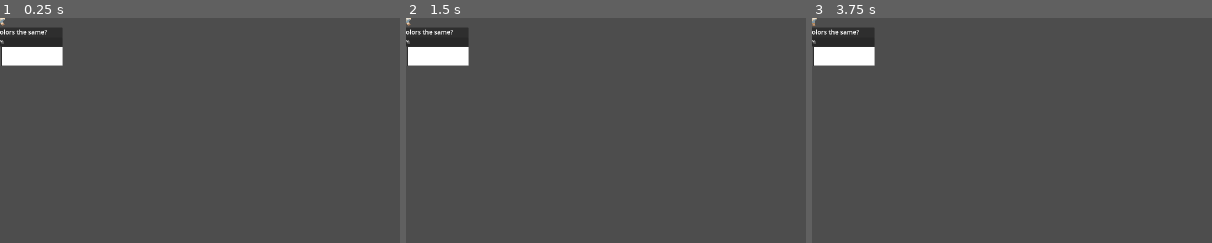
Above: before the commit, frames 1-3 (left to right).
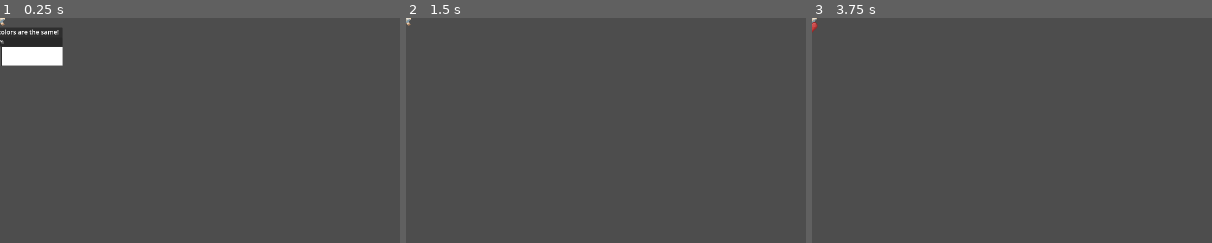
Above: after the commit, the same moments.

Repository: firefly2442/godot-tor-sven-game
Game: Godot game, scene res://scenes/entities/missions/passenger_pickup/passenger_pickup_mission.tscn
The game is run twice, just before and just after one commit, with the same random seed, the same clock (stepped at 60 frames per second) and the same inputs. This scene is started directly instead of the project's main scene.
Inputs:
- Up to frame 1 (0.25 s): no input
- Up to frame 2 (1.5 s): tap Enter (action_p2) at 0.5, 1.35 s; hold D (right_p1) 0.53-1.28 s; hold E (action_p1) 0.53-1.28 s; tap Space at 1.25 s; hold Q (back_p1) from 1.28 s (still down)
- Up to frame 3 (3.75 s): tap Enter (action_p2) at 2, 3.5 s; release Q (back_p1) at 2.03 s; hold D (right_p1) 2.03-2.78 s; tap Backspace (back_p2) at 2.1 s; tap Space at 2.75 s; hold W (up_p1) 2.78-3.53 s; tap Down (down_p2) at 2.85 s; hold A (left_p1) from 3.53 s (still down); tap Left (left_p2) at 3.6 s
The pictures show only the part of the screen within x 0-50%, y 0-50%; the shares and areas given below are measured in that part.

The runs differ from the first frame. In frame 1, 0.2% of the frame differs, in the area x 0-15%, y 4-8%; in frame 2, 2.6%; in frame 3, 2.6%, in the area x 0-16%, y 1-22%.
Error before the commit: Cannot call method 'get_node' on a null value. (res://scripts/entities/missions/passenger_pickup_mission.gd:8)
Error after the commit: Cannot call method 'get_node' on a null value. (res://scripts/entities/missions/passenger_pickup_mission.gd:17)

Commit message:
feat: finish passenger pickup mission

Diff:
--- a/scenes/MainMenu.tscn
+++ b/scenes/MainMenu.tscn
@@ -61,7 +61,7 @@
 
 [node name="SubViewport" type="SubViewport" parent="MarginContainer/HBoxContainer/SubViewportContainer"]
 handle_input_locally = false
-size = Vector2i(1156, 1080)
+size = Vector2i(2, 2)
 render_target_update_mode = 4
 
 [node name="RotateModel" type="Node3D" parent="MarginContainer/HBoxContainer/SubViewportContainer/SubViewport"]
--- a/scenes/entities/missions/passenger_pickup/passenger_pickup_mission.tscn
+++ b/scenes/entities/missions/passenger_pickup/passenger_pickup_mission.tscn
@@ -1,9 +1,10 @@
-[gd_scene load_steps=13 format=3 uid="uid://c5d8y5gfpb7a0"]
+[gd_scene load_steps=17 format=3 uid="uid://c5d8y5gfpb7a0"]
 
 [ext_resource type="Script" uid="uid://btmacxbfagv7i" path="res://scripts/entities/missions/passenger_pickup_mission.gd" id="1_0f2ta"]
 [ext_resource type="Texture2D" uid="uid://c71kqfgcoh6i2" path="res://images/characters/adventurer_cheer1.png" id="2_0xxqp"]
 [ext_resource type="Texture2D" uid="uid://di6fjqm6booe5" path="res://images/characters/adventurer_cheer2.png" id="3_hk8mv"]
 [ext_resource type="Texture2D" uid="uid://b8am4mwnfwcaf" path="res://images/characters/emote_star.png" id="4_d865x"]
+[ext_resource type="Texture2D" uid="uid://4mgtu2msfinm" path="res://images/particles/tileRed_48.png" id="5_0xxqp"]
 [ext_resource type="Texture2D" uid="uid://du4pvea021hg" path="res://images/ui/white_box.png" id="6_0xxqp"]
 
 [sub_resource type="SpriteFrames" id="SpriteFrames_mtchb"]
@@ -44,6 +45,21 @@
 scale_curve = SubResource("CurveTexture_um5pf")
 alpha_curve = SubResource("CurveTexture_acjp0")
 
+[sub_resource type="Curve" id="Curve_hk8mv"]
+_data = [Vector2(0, 0.0224719), 0.0, 0.0, 0, 0, Vector2(0.285, 0.191011), 0.0, 0.0, 0, 0, Vector2(0.975, 0.0674158), 0.0, 0.0, 0, 0]
+point_count = 3
+
+[sub_resource type="CurveTexture" id="CurveTexture_ero3s"]
+curve = SubResource("Curve_hk8mv")
+
+[sub_resource type="ParticleProcessMaterial" id="ParticleProcessMaterial_d865x"]
+particle_flag_disable_z = true
+spread = 180.0
+initial_velocity_min = 30.0
+initial_velocity_max = 30.0
+gravity = Vector3(0, 0, 0)
+scale_curve = SubResource("CurveTexture_ero3s")
+
 [sub_resource type="RectangleShape2D" id="RectangleShape2D_gl7pt"]
 size = Vector2(223, 187)
 
@@ -63,6 +79,12 @@
 texture = ExtResource("4_d865x")
 lifetime = 2.0
 process_material = SubResource("ParticleProcessMaterial_af2xa")
+
+[node name="HeartsParticles" type="GPUParticles2D" parent="."]
+unique_name_in_owner = true
+texture = ExtResource("5_0xxqp")
+lifetime = 3.0
+process_material = SubResource("ParticleProcessMaterial_d865x")
 
 [node name="Area2D" type="Area2D" parent="."]
 unique_name_in_owner = true
@@ -87,7 +109,7 @@
 [node name="InstructionsLabel" type="Label" parent="PickupMissionContent/VBoxContainer"]
 layout_mode = 2
 theme_override_font_sizes/font_size = 20
-text = "Are these two colors the same?"
+text = "Press action when colors are the same!"
 horizontal_alignment = 1
 
 [node name="TimerProgressBar" type="ProgressBar" parent="PickupMissionContent/VBoxContainer"]
@@ -118,8 +140,14 @@
 
 [node name="QuestionTimer" type="Timer" parent="."]
 unique_name_in_owner = true
-wait_time = 5.0
+wait_time = 6.0
+
+[node name="FinishPickupTimer" type="Timer" parent="."]
+unique_name_in_owner = true
+wait_time = 7.0
+one_shot = true
 
 [connection signal="area_entered" from="Area2D" to="." method="_on_area_entered"]
 [connection signal="area_exited" from="Area2D" to="." method="_on_area_exited"]
 [connection signal="timeout" from="QuestionTimer" to="." method="_on_question_timer_timeout"]
+[connection signal="timeout" from="FinishPickupTimer" to="." method="_on_finish_pickup_timer_timeout"]
--- a/scripts/entities/missions/passenger_pickup_mission.gd
+++ b/scripts/entities/missions/passenger_pickup_mission.gd
@@ -3,11 +3,23 @@
 var overlapping: bool = false ## if the player vehicle is overlapping with this
 var p1_agrees: bool = false
 var p2_agrees: bool = false
+var finished: bool = false ## whether or not the mission is finished
+
+var common_colors: Array = [
+		Color.RED,
+		Color.GREEN,
+		Color.BLUE,
+		Color.YELLOW,
+		Color.ORANGE
+	]
 
 func _ready() -> void:
 	self.global_position = pick_random_spawn_position(get_tree().root.get_node("City").get_node("TileMapLayer_MissionSpawn"))
 	self.z_index = 50 # make sure it's visible on top of our other items like the tilemap
 	%PickupMissionContent.visible = false
+	%HeartsParticles.visible = false
+	%Color1.modulate = common_colors[randi_range(0, common_colors.size() - 1)]
+	%Color2.modulate = common_colors[randi_range(0, common_colors.size() - 1)]
 
 func pick_random_spawn_position(tile_map_layer: TileMapLayer) -> Vector2:
 	var candidates: Array = tile_map_layer.get_used_cells()
@@ -20,17 +32,23 @@
 
 func _on_area_entered(_area: Area2D) -> void:
 	overlapping = true
-	var pickup_node := self.get_node_or_null("PickupMissionContent")
-	if pickup_node:
-		pickup_node.visible = true
-		%QuestionTimer.start(5)
+	if not finished:
+		var pickup_node := self.get_node_or_null("PickupMissionContent")
+		if pickup_node:
+			pickup_node.visible = true
+		var timer := self.get_node_or_null("QuestionTimer")
+		if timer:
+			timer.start(6)
 
 func _on_area_exited(_area: Area2D) -> void:
 	overlapping = false
-	var pickup_node := self.get_node_or_null("PickupMissionContent")
-	if pickup_node:
-		pickup_node.visible = false
-		%QuestionTimer.stop()
+	if not finished:
+		var pickup_node := self.get_node_or_null("PickupMissionContent")
+		if pickup_node:
+			pickup_node.visible = false
+		var timer := self.get_node_or_null("QuestionTimer")
+		if timer:
+			timer.stop()
 
 func _unhandled_input(_event: InputEvent) -> void:
 	if Input.is_action_just_pressed("action_p1"):
@@ -38,8 +56,23 @@
 	if Input.is_action_just_pressed("action_p2"):
 		p2_agrees = true
 
+	if %Color1.modulate == %Color2.modulate and p1_agrees and p2_agrees:
+		finished = true
+		%Area2D.set_process(false)
+		%Area2D.set_physics_process(false)
+		%PickupMissionContent.visible = false
+		%HeartsParticles.visible = true
+		%FinishPickupTimer.start()
+
 func _on_question_timer_timeout() -> void:
-	pass
+	p1_agrees = false
+	p2_agrees = false
+	%Color1.modulate = common_colors[randi_range(0, common_colors.size() - 1)]
+	%Color2.modulate = common_colors[randi_range(0, common_colors.size() - 1)]
 
 func _process(_delta: float) -> void:
-	%TimerProgressBar.value = round(%QuestionTimer.time_left / 6)
+	%TimerProgressBar.value = round((%QuestionTimer.time_left / 6) * 100)
+
+
+func _on_finish_pickup_timer_timeout() -> void:
+	self.queue_free()
